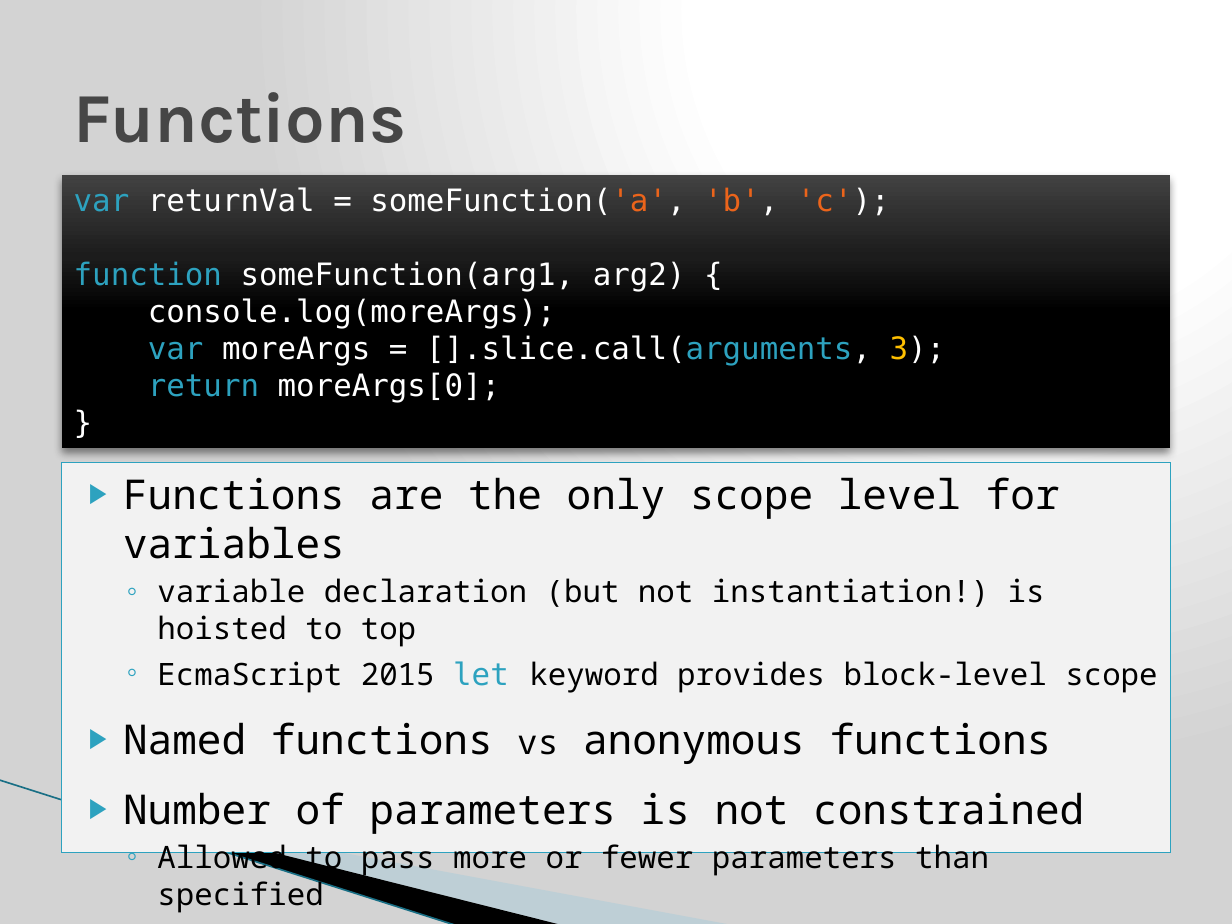
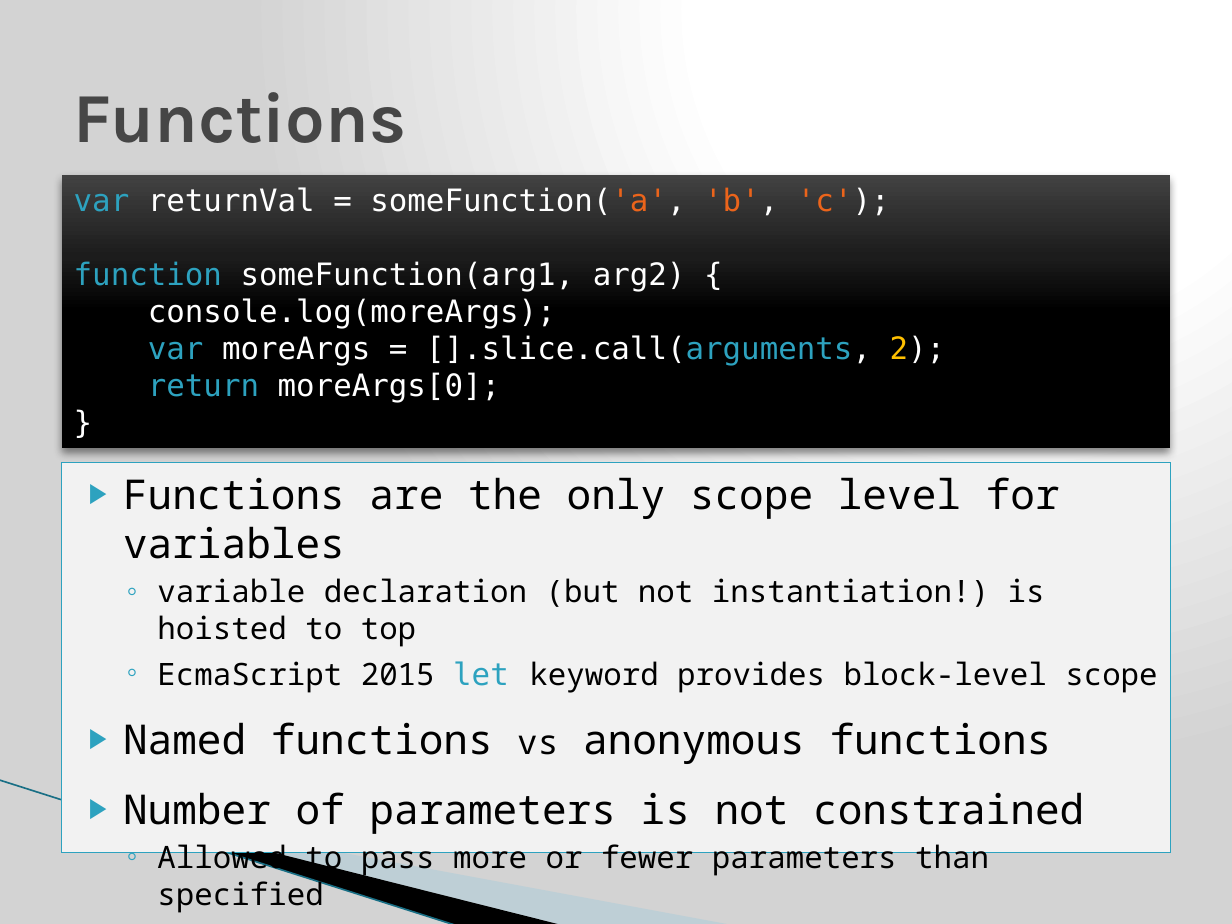
Before and after one commit to j-steve/temp, a slide deck: slide 3 of JavaScript JQuery training.pptx. Drawn at 1232x924 pixels with LibreOffice and Linux fonts; fonts in the diff are those of the drawing; background and template pictures are left out. Boxes give left, top, right and bottom in pixels: in the first picture for what was removed or moved away, otherwise in the second. Text is boxed around its words. In the diff, an @@ line names an element or a change of style, - is before the commit and + after.

```diff
--- a/JavaScript JQuery training.pptx
+++ b/JavaScript JQuery training.pptx
@@ text in rectangle at box(148, 335, 946, 366): text changed @@
-var moreArgs = [].slice.call(arguments, 3);
+var moreArgs = [].slice.call(arguments, 2);
```
